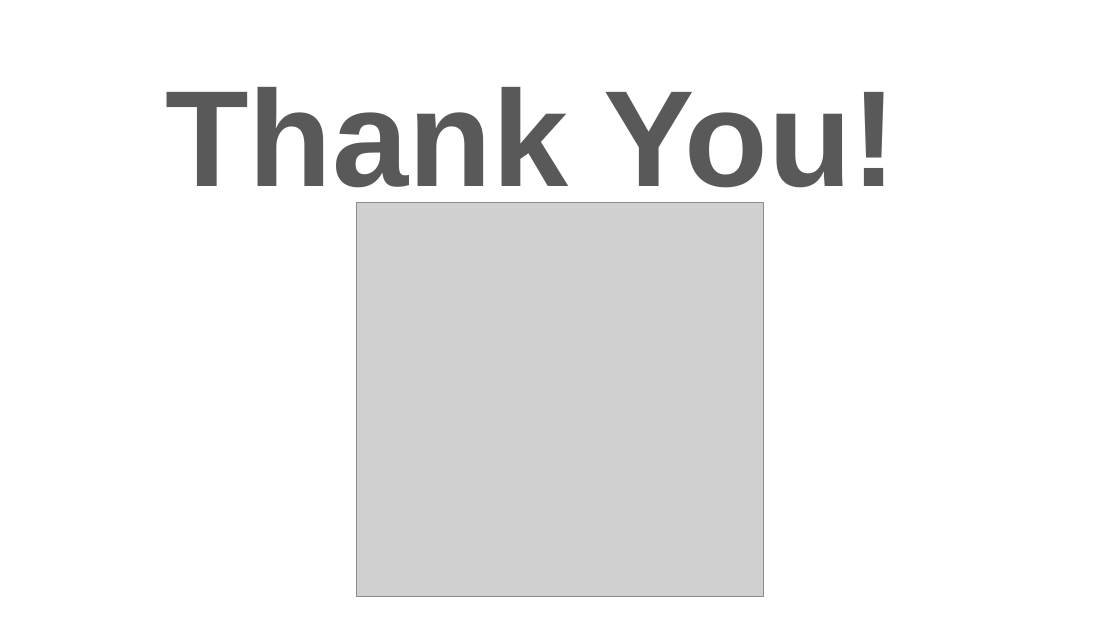
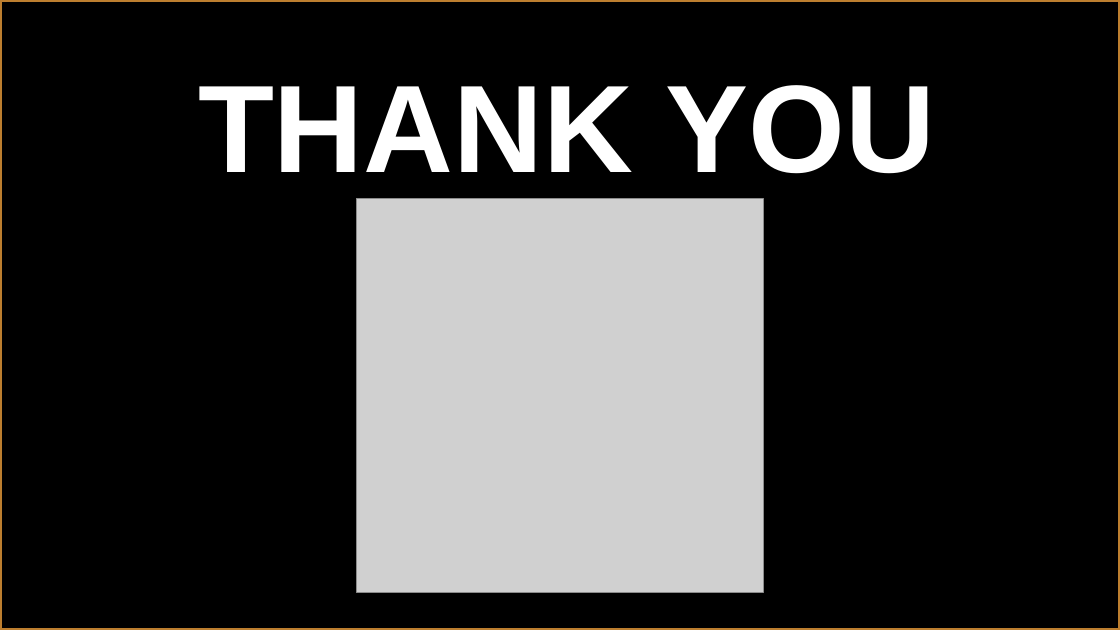
Before and after one commit to rajatagarwal457/Cisco-talent-outreach, a slide deck: slide 8 of Status report.pptx (slide 9 before the commit). Drawn at 1120x630 pixels with LibreOffice and Linux fonts; fonts in the diff are those of the drawing; grey boxes stand for pictures. Boxes give left, top, right and bottom in pixels: in the first picture for what was removed or moved away, otherwise in the second. Text is boxed around its words. In the diff, an @@ line names an element or a change of style, - is before the commit and + after.

```diff
--- a/Status report.pptx
+++ b/Status report.pptx
@@ rectangle added at bbox=[0, 0, 1120, 629], fill #000000, outline #BD7F2F 2 pt @@
@@ text at bbox=[198, 85, 936, 174]: text changed; size 88 to 80 pt; text colour #595959 to #FFFFFF @@
-Thank You!
+THANK YOU
@@ picture: place and size @@
-picture at bbox=[356, 203, 763, 596]
+picture at bbox=[356, 199, 763, 592]
```
Also in this commit, not shown: 3 other slides changed, 2 slides added, 3 slides removed, 3 other files.
